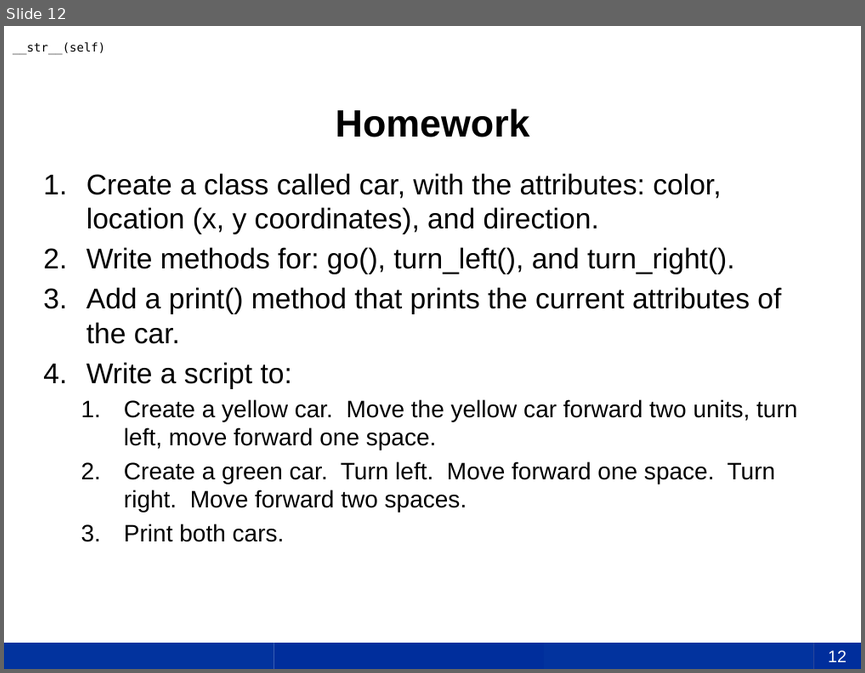
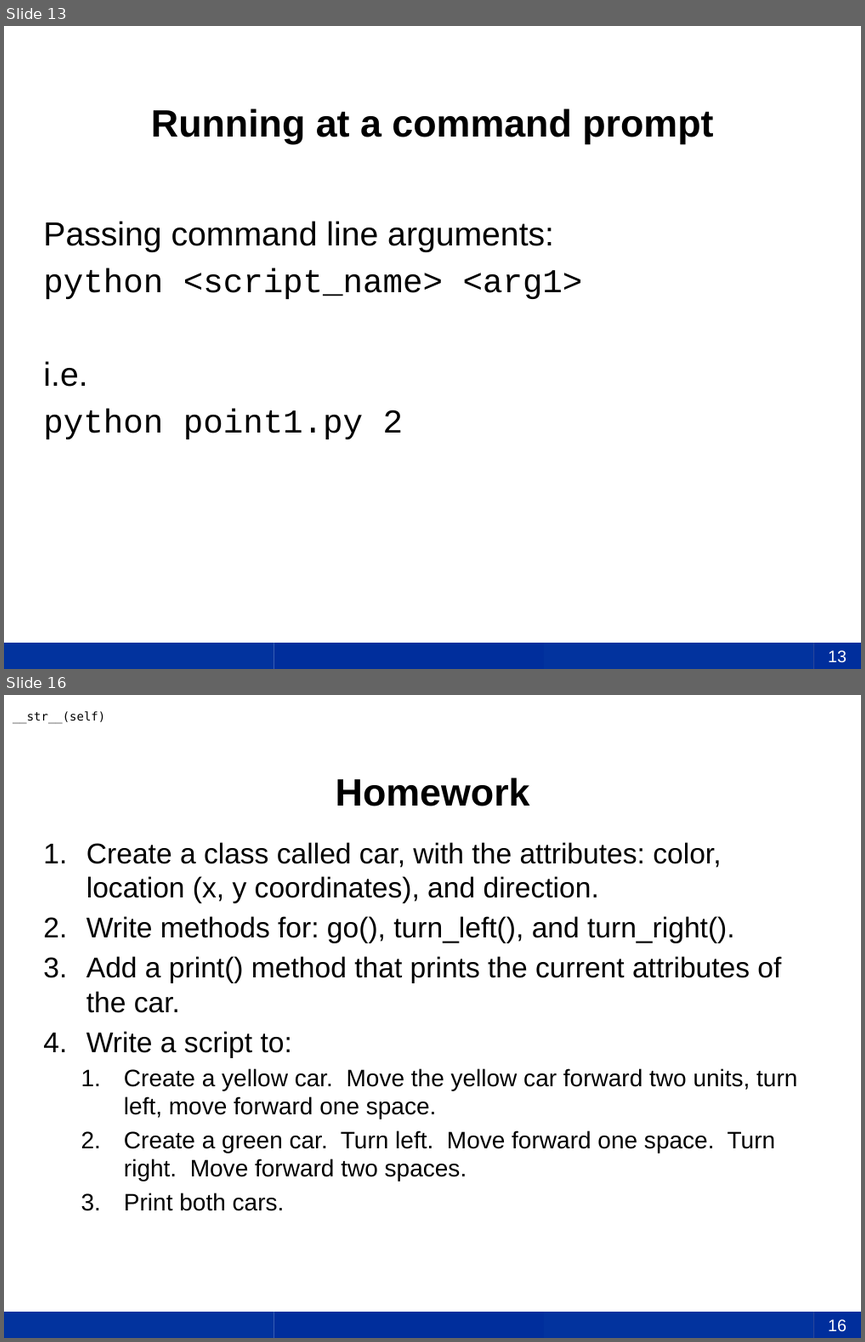
Before and after one commit to uky-transport-data-science/ce599, a slide deck: 18-Design and Classes/18-Design and Classes.pptx. Shown one above the other, each under a label of ours: slide 12 before the commit, slides 13 and 16 after it; the slides between them are not shown. The pictures are 865x673 and 865x1342 pixels, drawn with LibreOffice and Linux fonts; fonts in the diff are those of the drawing; background and template pictures are left out. Boxes give left, top, right and bottom in pixels: in the first picture for what was removed or moved away, otherwise in the second. Text is boxed around its words. In the diff, an @@ line names an element or a change of style, - is before the commit and + after.

```diff
--- a/18-Design and Classes/18-Design and Classes.pptx
+++ b/18-Design and Classes/18-Design and Classes.pptx
@@ slide 13 added at [4, 26, 861, 669], background #FFFFFF; not listed: 4 template elements that a slide beside it also shows @@
@@ title added at [151, 108, 713, 144], 32 pt, text #000000, bold @@
+Running at a command prompt
@@ text added at [43, 221, 583, 439], 28 pt, text #000000 @@
+Passing command line arguments:
+python <script_name> <arg1>
+i.e.
+python point1.py 2
@@ page number added at [814, 642, 861, 669], fill #002E9C, 14 pt, text #FFFFFF @@
+13
@@ what was slide 12 is now slide 16 @@
@@ page number at [828, 1319, 846, 1332]: text changed @@
-12
+16
```
Also in this commit, not shown: 4 slides changed, 3 other slides added, 2 other files.
